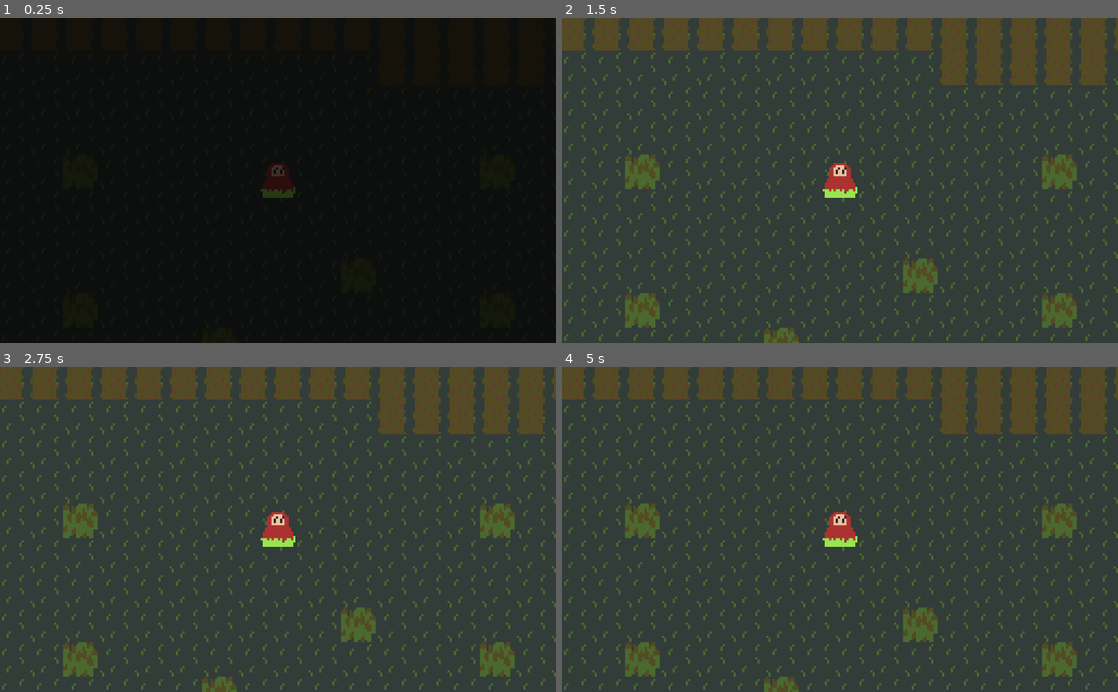
Above: before the commit, frames 1-4 (two rows, left to right).
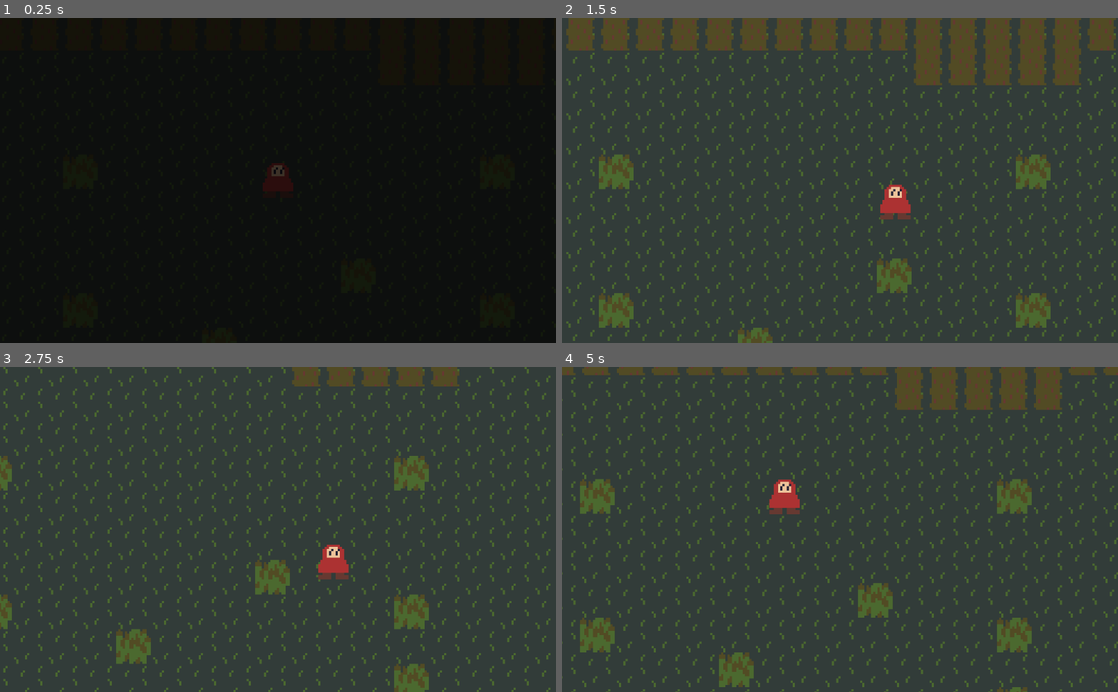
Above: after the commit, the same moments.

Repository: apples/ld48
Game: Godot game, scene res://scenes/forest/ForestScene.tscn
Two runs of this game, one before a commit and one after it. Both use one fixed random seed, a clock stepped at 60 frames per second and the inputs below.
Inputs:
- Up to frame 1 (0.25 s): no input
- Up to frame 2 (1.5 s): hold Right (move_right) 0.53-1.28 s; tap Space (attack) at 0.6, 1.35 s; hold Down (move_down) from 1.28 s (still down)
- Up to frame 3 (2.75 s): release Down (move_down) at 2.03 s; hold Right (move_right) from 2.03 s (still down); hold P from 2.03 s (still down); tap Space (attack) at 2.3 s
- Up to frame 4 (5 s): release Right (move_right) at 2.78 s; release P at 2.78 s; hold Up (move_up) 2.78-3.53 s; tap Shift at 2.85 s; tap Space (attack) at 3.05, 3.6, 4.35 s; hold Left (move_left) from 3.53 s (still down)

The runs differ from the first frame. In frame 1, 0.1% of the frame differs, in the area x 46-54%, y 51-56%; in frame 2, 21%; in frame 3, 25%, in the area x 0-100%, y 0-100%; in frame 4, 24%.
Error before the commit: Parse Error: The identifier "obstacle_path" isn't declared in the current scope. (res://player/Player.gd:62)

Commit message:
Fixed build

Diff:
--- a/client/player/Player.gd
+++ b/client/player/Player.gd
@@ -58,10 +58,11 @@
 
 	move_and_slide(dir * move_speed * base_move_speed)
 
+	$AnimatedSprite.speed_scale = move_speed
+
 	if Input.is_action_just_pressed("attack"):
-		obstacle_path.set_cellv(obstacle_path.world_to_map(position) + dir, 0)
+		obstacle_map.set_cellv(obstacle_map.world_to_map(position) + dir, 0)
 
-	$AnimatedSprite.speed_scale = move_speed
 
 func _process_dead(delta):
 	pass
--- a/client/scenes/forest/ForestScene.gd
+++ b/client/scenes/forest/ForestScene.gd
@@ -19,4 +19,5 @@
 func _on_AnimationPlayer_animation_finished(anim_name):
 	match anim_name:
 		"FadeOut":
+			Globals.current_time = 0
 			get_tree().reload_current_scene()
--- a/client/scenes/forest/ForestScene.tscn
+++ b/client/scenes/forest/ForestScene.tscn
@@ -69,9 +69,10 @@
 editor_draw_drag_margin = true
 
 [node name="FadeSprite" type="Sprite" parent="Player/PlayerCamera"]
-modulate = Color( 0, 0, 0, 0 )
+modulate = Color( 0, 0, 0, 1 )
 position = Vector2( -137.31, -82.7433 )
 scale = Vector2( 280.779, 173.233 )
+z_index = 4096
 texture = ExtResource( 5 )
 centered = false
 
Not shown: 2 places in client/scenes/forest/ForestScene.tscn that only renumber resources
